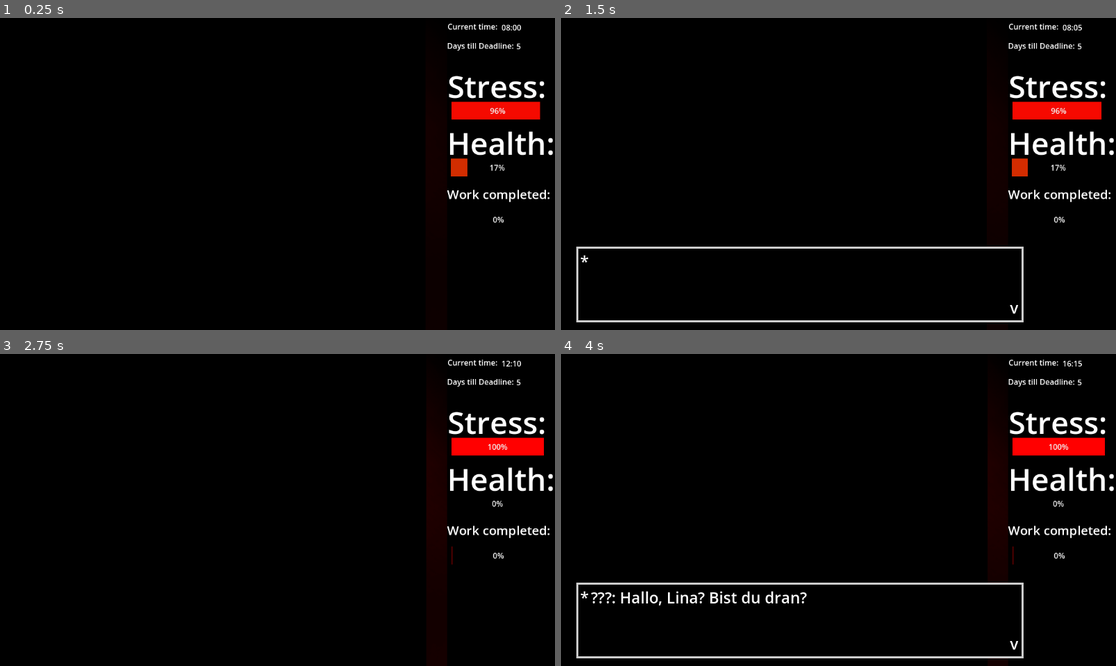
Above: before the commit, frames 1-4 (two rows, left to right).
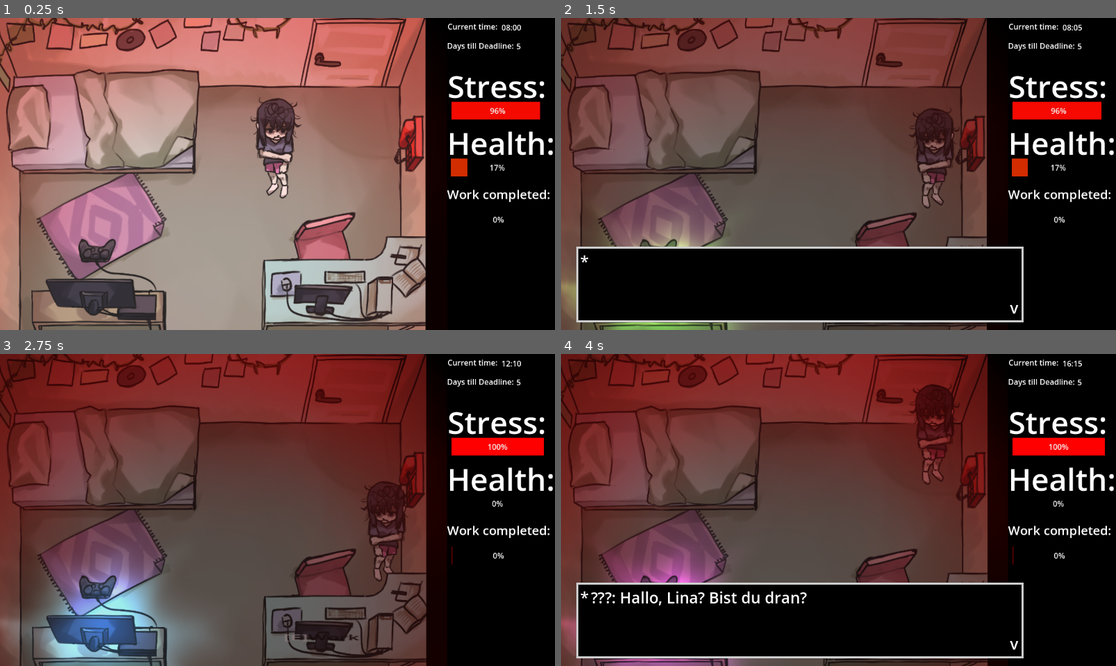
Above: after the commit, the same moments.

Repository: rschlegeTH/EPWS2526PritzkauSchlegel
Game: Godot game, scene res://main_scene_room.tscn
The game is run twice, just before and just after one commit, with the same random seed, the same clock (stepped at 60 frames per second) and the same inputs. The engine's default icon, where the game draws it, is replaced by a stand-in: a white triangle on a blue panel in a dark square.
Inputs (mouse positions are in pixels of both pictures, inside the frame that each line leads up to):
- Up to frame 1 (0.25 s): no input
- Up to frame 2 (1.5 s): tap Enter (ui_accept) at 0.5, 0.77 s; move the mouse to (960, 158) at 0.52 s; hold Right (ui_right) 0.53-1.28 s; hold E (interact) 0.53-1.28 s; move the mouse to (727, 189) at 1.27 s; hold Down (ui_down) from 1.28 s (still down); tap E (interact) at 1.35 s
- Up to frame 3 (2.75 s): tap Enter (ui_accept) at 1.52 s; move the mouse to (321, 634) at 2.02 s; release Down (ui_down) at 2.03 s; hold Right (ui_right) from 2.03 s (still down); hold E (interact) from 2.03 s (still down)
- Up to frame 4 (4 s): move the mouse to (810, 572) at 2.77 s; release Right (ui_right) at 2.78 s; release E (interact) at 2.78 s; hold Up (ui_up) 2.78-3.53 s; tap E (interact) at 2.85 s; tap Enter (ui_accept) at 3.02, 3.77 s; move the mouse to (1005, 556) at 3.52 s; hold Left (ui_left) from 3.53 s (still down); hold E (interact) from 3.53 s (still down)

The runs differ from the first frame. In frame 1, 77% of the frame differs, in the area x 0-77%, y 0-100%; in frame 2, 59%; in frame 3, 77%; in frame 4, 59%.

Commit message:
shader tweak

Diff:
--- a/Development/new-game-project/main_scene_room.tscn
+++ b/Development/new-game-project/main_scene_room.tscn
@@ -76,7 +76,7 @@
 
 [sub_resource type="ShaderMaterial" id="ShaderMaterial_s2nlt"]
 shader = ExtResource("11_k18p7")
-shader_parameter/intensity = 1.0
+shader_parameter/intensity = 0.0
 
 [sub_resource type="ShaderMaterial" id="ShaderMaterial_gvlgq"]
 shader = ExtResource("5_3ukrw")
